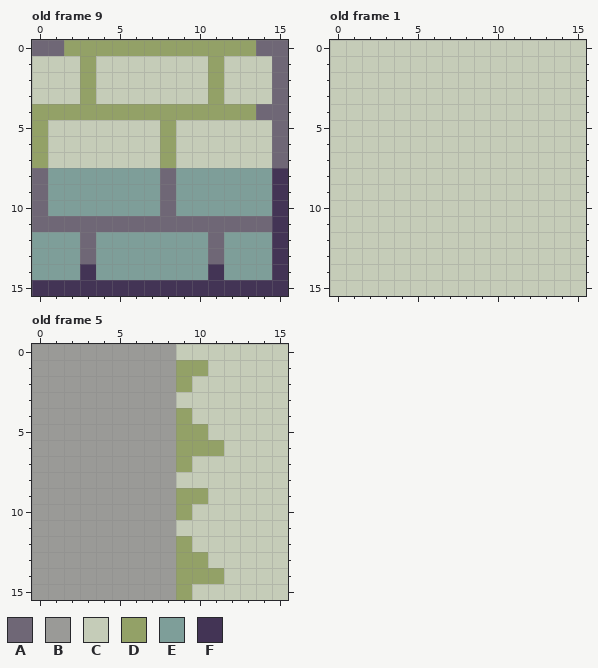
Pixel-art file: Witch Seeking Wood/Assets/Sprites/TileSet.ase. That is the earlier state.
16x16 pixels, 10 frames. Shown: old frame 9, old frame 1, old frame 5. The commit also changed other frames, which this record leaves out.
Palette (. is transparent): A #6f6776  B #9a9a97  C #c5ccb8  D #93a167  E #7e9e99  F #433455
Pixels before, old frame 9, first column x 0:
 0 AADDDDDDDDDDDDAA
 1 CCCDCCCCCCCDCCCA
 2 CCCDCCCCCCCDCCCA
 3 CCCDCCCCCCCDCCCA
 4 DDDDDDDDDDDDDDAA
 5 DCCCCCCCDCCCCCCA
 6 DCCCCCCCDCCCCCCA
 7 DCCCCCCCDCCCCCCA
 8 AEEEEEEEAEEEEEEF
 9 AEEEEEEEAEEEEEEF
10 AEEEEEEEAEEEEEEF
11 AAAAAAAAAAAAAAAF
12 EEEAEEEEEEEAEEEF
13 EEEAEEEEEEEAEEEF
14 EEEFEEEEEEEFEEEF
15 FFFFFFFFFFFFFFFF
Pixels before, old frame 1, first column x 0:
 0 CCCCCCCCCCCCCCCC
 1 CCCCCCCCCCCCCCCC
 2 CCCCCCCCCCCCCCCC
 3 CCCCCCCCCCCCCCCC
 4 CCCCCCCCCCCCCCCC
 5 CCCCCCCCCCCCCCCC
 6 CCCCCCCCCCCCCCCC
 7 CCCCCCCCCCCCCCCC
 8 CCCCCCCCCCCCCCCC
 9 CCCCCCCCCCCCCCCC
10 CCCCCCCCCCCCCCCC
11 CCCCCCCCCCCCCCCC
12 CCCCCCCCCCCCCCCC
13 CCCCCCCCCCCCCCCC
14 CCCCCCCCCCCCCCCC
15 CCCCCCCCCCCCCCCC
Pixels before, old frame 5, first column x 0:
 0 BBBBBBBBBCCCCCCC
 1 BBBBBBBBBDDCCCCC
 2 BBBBBBBBBDCCCCCC
 3 BBBBBBBBBCCCCCCC
 4 BBBBBBBBBDCCCCCC
 5 BBBBBBBBBDDCCCCC
 6 BBBBBBBBBDDDCCCC
 7 BBBBBBBBBDCCCCCC
 8 BBBBBBBBBCCCCCCC
 9 BBBBBBBBBDDCCCCC
10 BBBBBBBBBDCCCCCC
11 BBBBBBBBBCCCCCCC
12 BBBBBBBBBDCCCCCC
13 BBBBBBBBBDDCCCCC
14 BBBBBBBBBDDDCCCC
15 BBBBBBBBBDCCCCCC
The result:
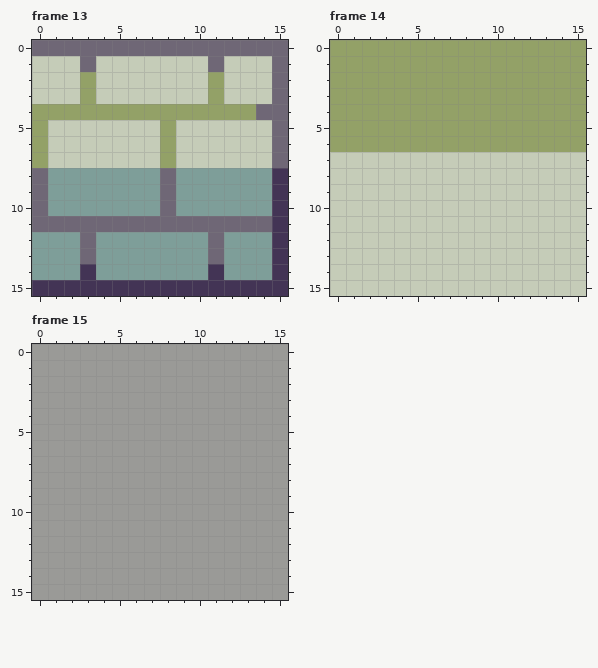
A new or re-ordered frame is compared with the old frame closest to it.
Change:
frames 10 -> 15
Frame 13 is new; against old frame 9:
Colour D becomes colour A in row 0 at x 2 to 13; in row 1 at x 3 and 11.
Frame 14 is new; against old frame 1:
Colour C becomes colour D in rows 0 to 6 at x 0 to 15.
Frame 15 is new; against old frame 5:
Colour C becomes colour B in row 0 at x 9 to 15; in row 1 at x 11 to 15; in row 2 at x 10 to 15; in row 3 at x 9 to 15; in row 4 at x 10 to 15; in row 5 at x 11 to 15.
Colour C becomes colour B in row 6 at x 12 to 15; in row 7 at x 10 to 15; in row 8 at x 9 to 15; in row 9 at x 11 to 15; in row 10 at x 10 to 15; in row 11 at x 9 to 15.
Colour C becomes colour B in row 12 at x 10 to 15; in row 13 at x 11 to 15; in row 14 at x 12 to 15; in row 15 at x 10 to 15.
Colour D becomes colour B in row 1 at x 9 to 10; in row 2 at x 9; in row 4 at x 9; in row 5 at x 9 to 10; in row 6 at x 9 to 11; in row 7 at x 9.
Colour D becomes colour B in row 9 at x 9 to 10; in row 10 at x 9; in row 12 at x 9; in row 13 at x 9 to 10; in row 14 at x 9 to 11; in row 15 at x 9.
